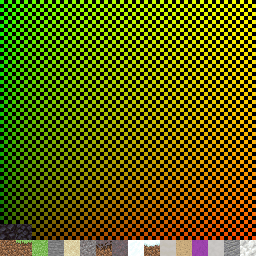
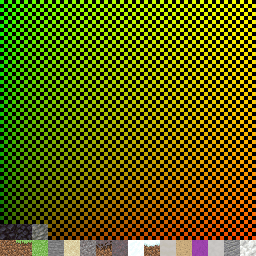
Layered file, before and after one edit (256 × 256). Changes by layer:
painted on "blocks" over (32, 224, 48, 240)
